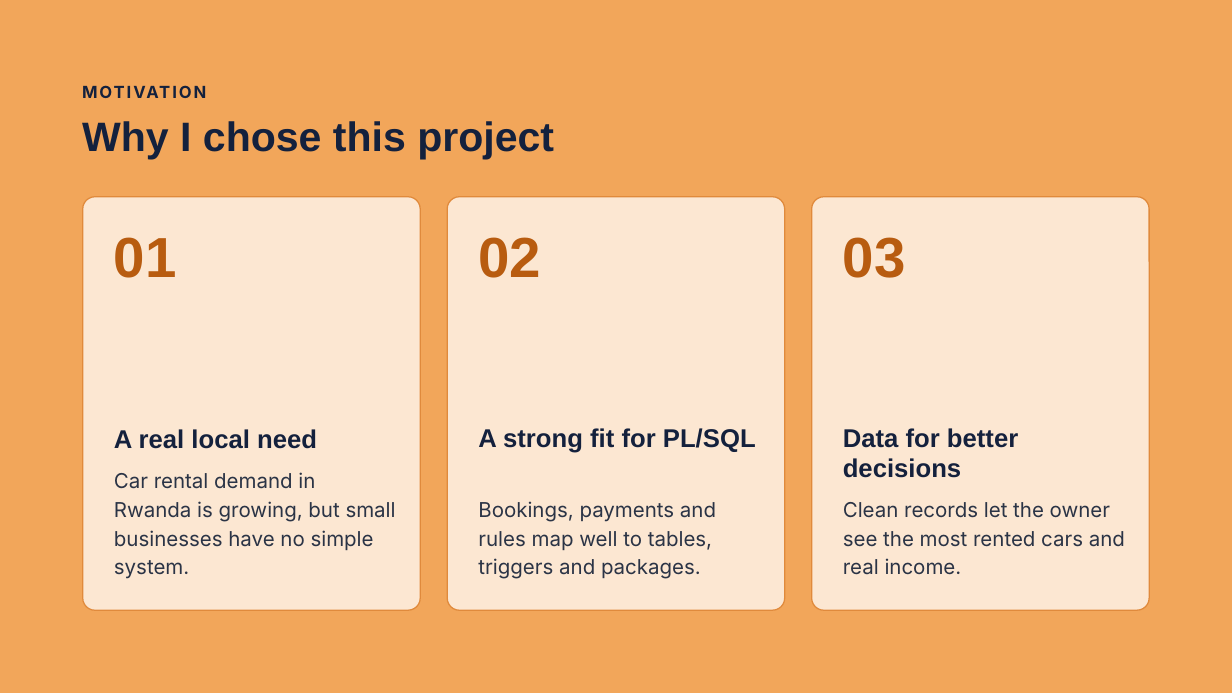
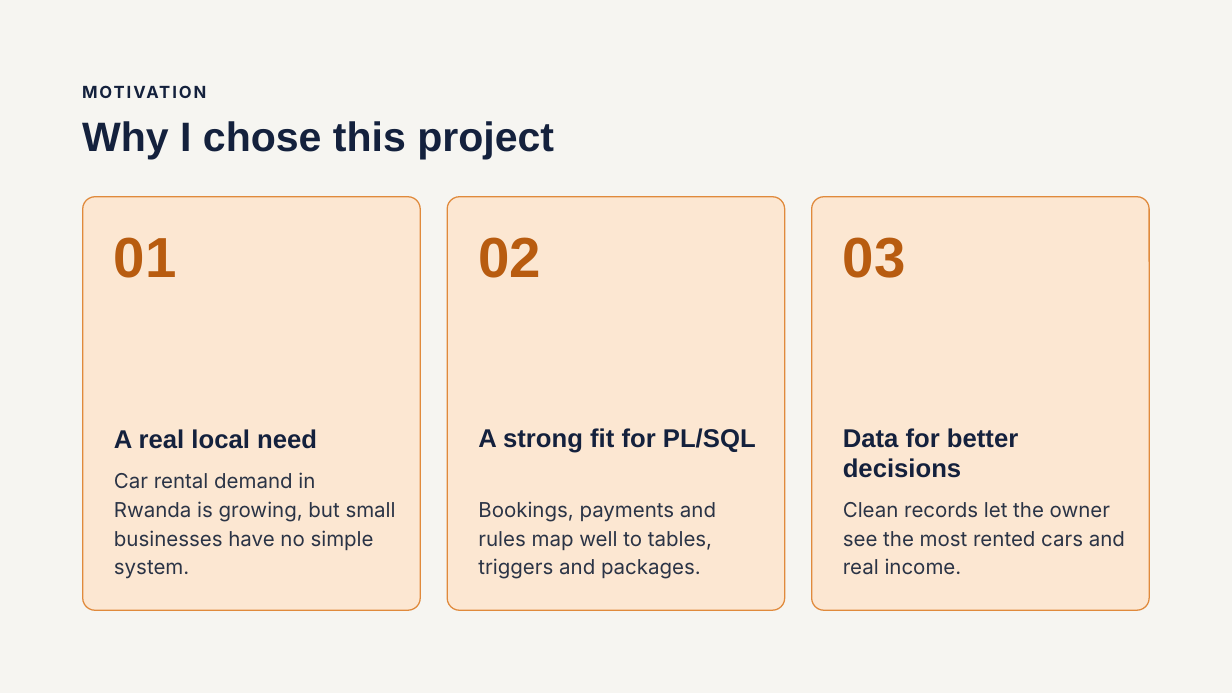
Before and after one commit to esther-neema/esther_29706_rentalFlow, a slide deck: slide 3 of docs/presentation/RentalFlow_Presentation.pptx. Drawn at 1232x693 pixels with LibreOffice and Linux fonts; fonts in the diff are those of the drawing. Boxes give left, top, right and bottom in pixels: in the first picture for what was removed or moved away, otherwise in the second. Text is boxed around its words. In the diff, an @@ line names an element or a change of style, - is before the commit and + after.

```diff
--- a/docs/presentation/RentalFlow_Presentation.pptx
+++ b/docs/presentation/RentalFlow_Presentation.pptx
@@ background #F2A65A to #F6F5F1 @@
```
Also in this commit, not shown: 5 other slides changed, 1 other file.
